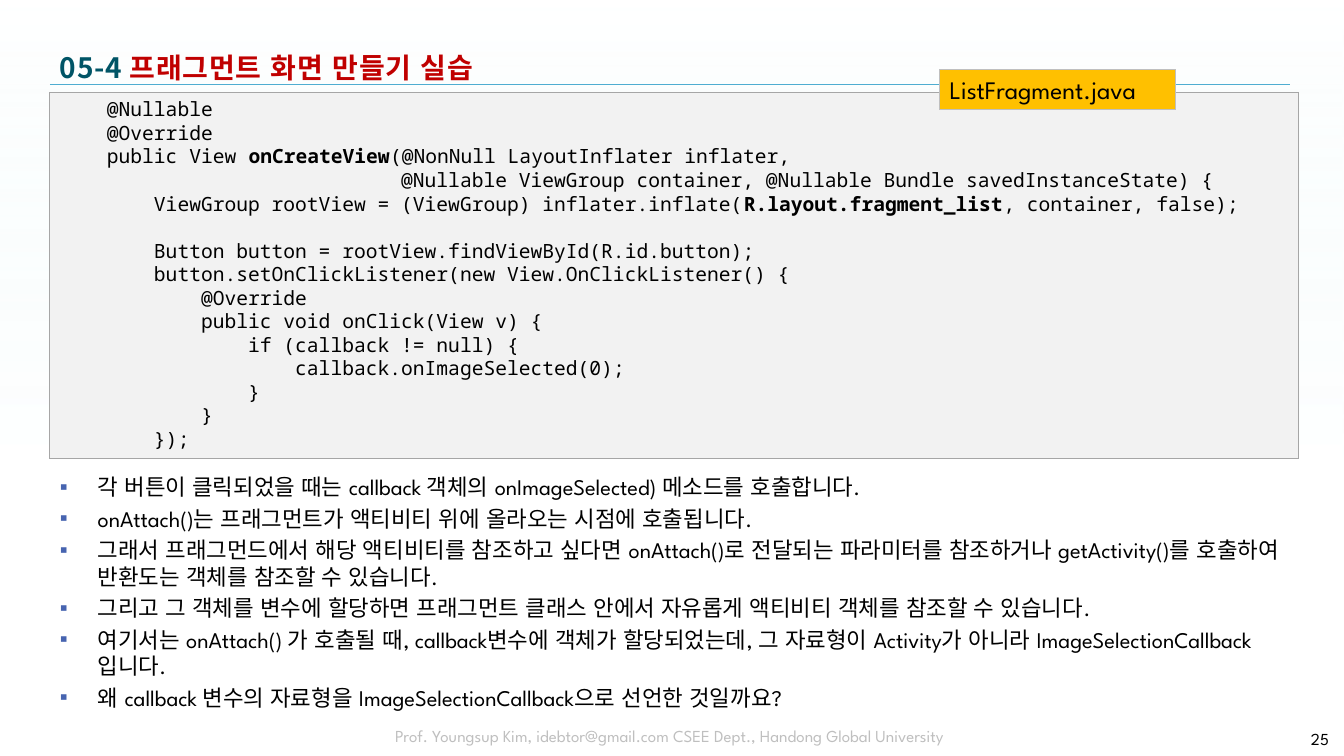
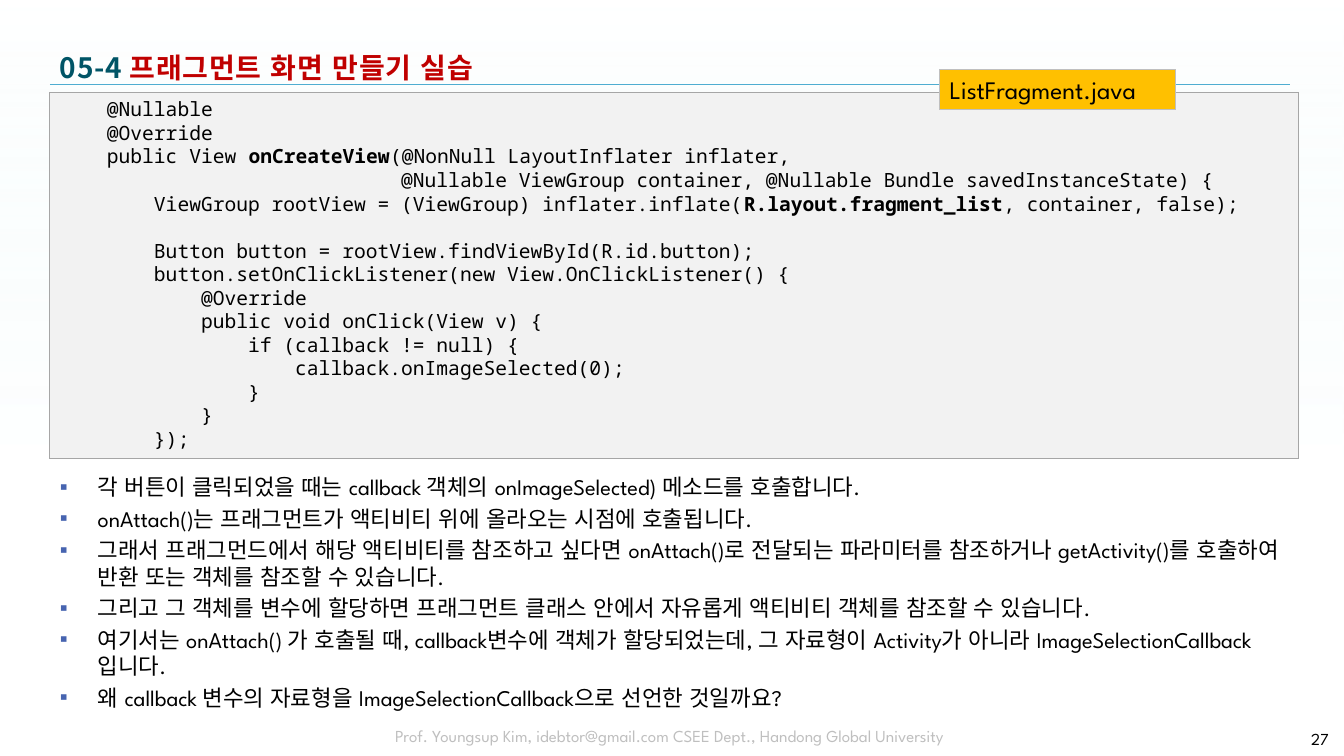
Before and after one commit to tae7841/HuStarAS, a slide deck: slide 27 of ppts/05Fragment.pptx (slide 25 before the commit). Drawn at 1344x756 pixels with LibreOffice and Linux fonts; fonts in the diff are those of the drawing; background and template pictures are left out. Boxes give left, top, right and bottom in pixels: in the first picture for what was removed or moved away, otherwise in the second. Text is boxed around its words. In the diff, an @@ line names an element or a change of style, - is before the commit and + after.

```diff
--- a/ppts/05Fragment.pptx
+++ b/ppts/05Fragment.pptx
@@ text at (98,539,1279,587): text changed @@
-▪ 그래서 프래그먼드에서 해당 액티비티를 참조하고 싶다면 onAttach()로 전달되는 파라미터를 참조하거나 getActivity()를 호출하여 반환도는 객체를 참조할 수 있습니다.
+▪ 그래서 프래그먼드에서 해당 액티비티를 참조하고 싶다면 onAttach()로 전달되는 파라미터를 참조하거나 getActivity()를 호출하여 반환 또는 객체를 참조할 수 있습니다.
@@ page number at (1311,733,1329,745): text changed @@
-25
+27
```
Also in this commit, not shown: 6 other slides changed, 2 slides added, 1 other file.
